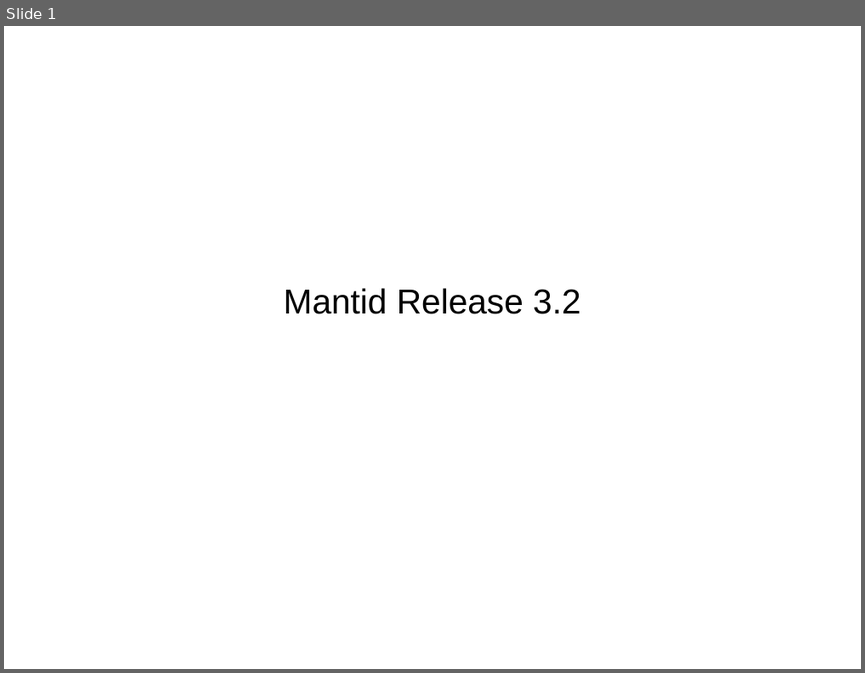
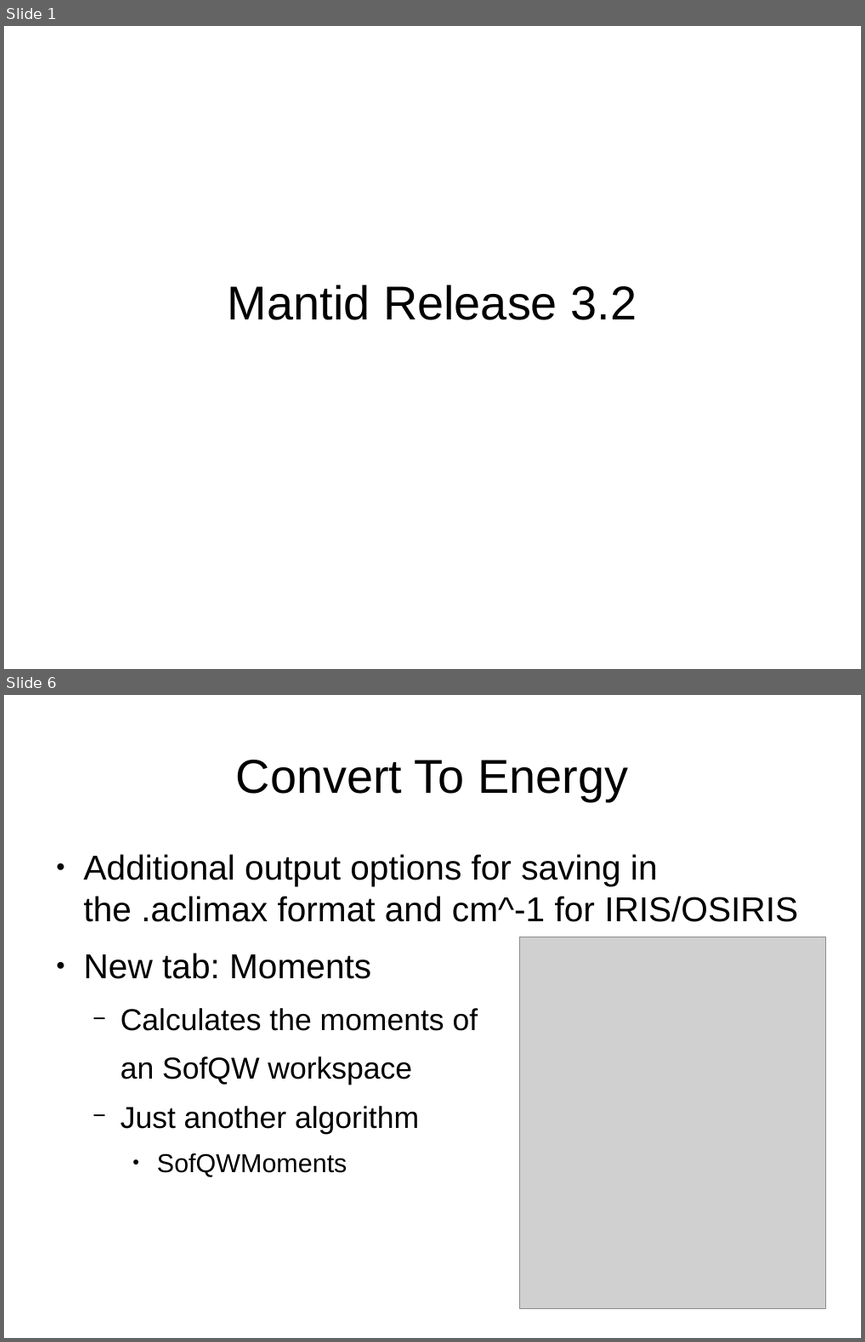
Before and after one commit to samueljackson92/documents, a slide deck: RAL/msg_presentation.odp. Shown one above the other, each under a label of ours: slide 1 before the commit, slides 1 and 6 after it; the slides between them are not shown. The pictures are 865x673 and 865x1342 pixels, drawn with LibreOffice and Linux fonts; fonts in the diff are those of the drawing; grey boxes stand for pictures. Boxes give left, top, right and bottom in pixels: in the first picture for what was removed or moved away, otherwise in the second. Text is boxed around its words. In the diff, an @@ line names an element or a change of style, - is before the commit and + after.

```diff
--- a/RAL/msg_presentation.odp
+++ b/RAL/msg_presentation.odp
@@ slide 6 added at [4,695,861,1338], background #FFFFFF @@
@@ title added at [236,760,628,801], 44 pt, text #000000 @@
+Convert To Energy
@@ text added at [84,854,798,1176], 32 pt, text #000000 @@
+● Additional output options for saving in the .aclimax format and cm^-1 for IRIS/OSIRIS
+● New tab: Moments
+  − Calculates the moments of
+  an SofQW workspace
+  − Just another algorithm
+    ● SofQWMoments
@@ picture added at [519,936,825,1309] @@
@@ slide 1 changed as well @@
@@ subtitle "Mantid Release 3.2" at [228,284,636,320]: size 32 to 44 pt @@
```
Also in this commit, not shown: 13 other slides added, 2 slides removed.
